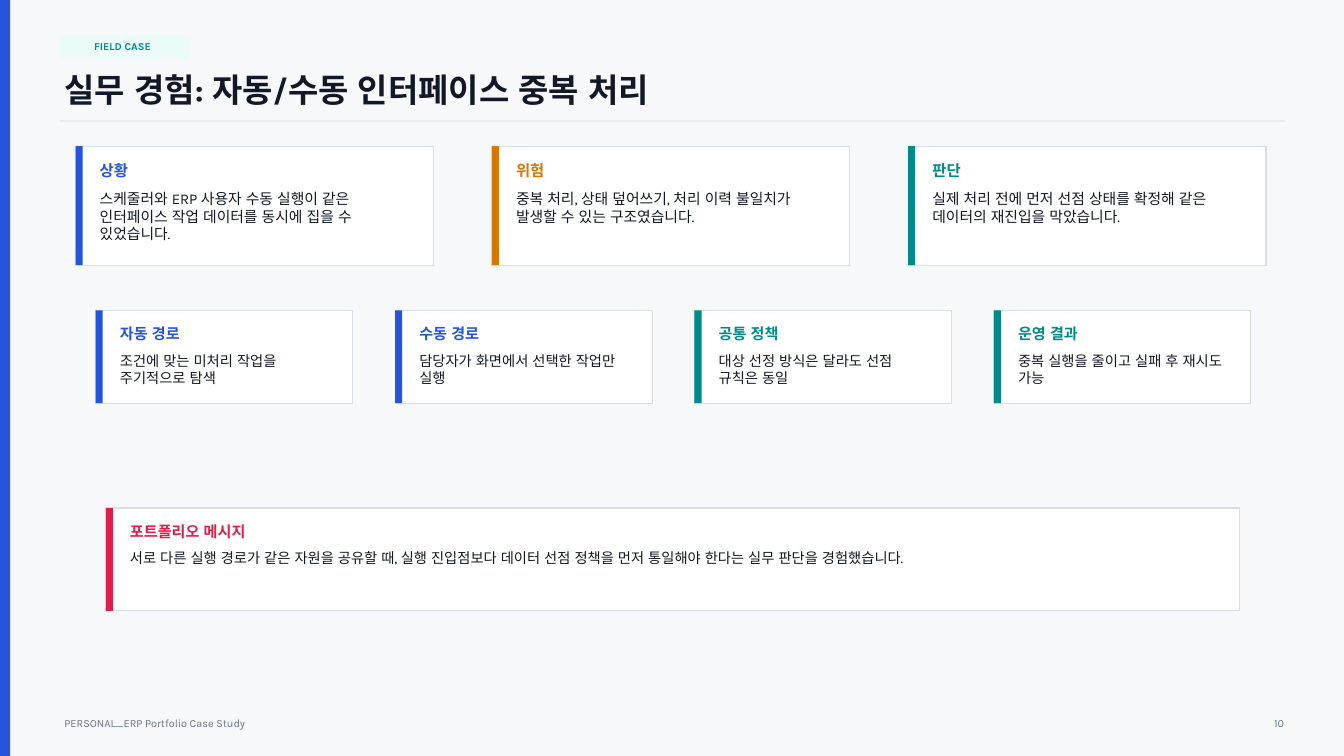
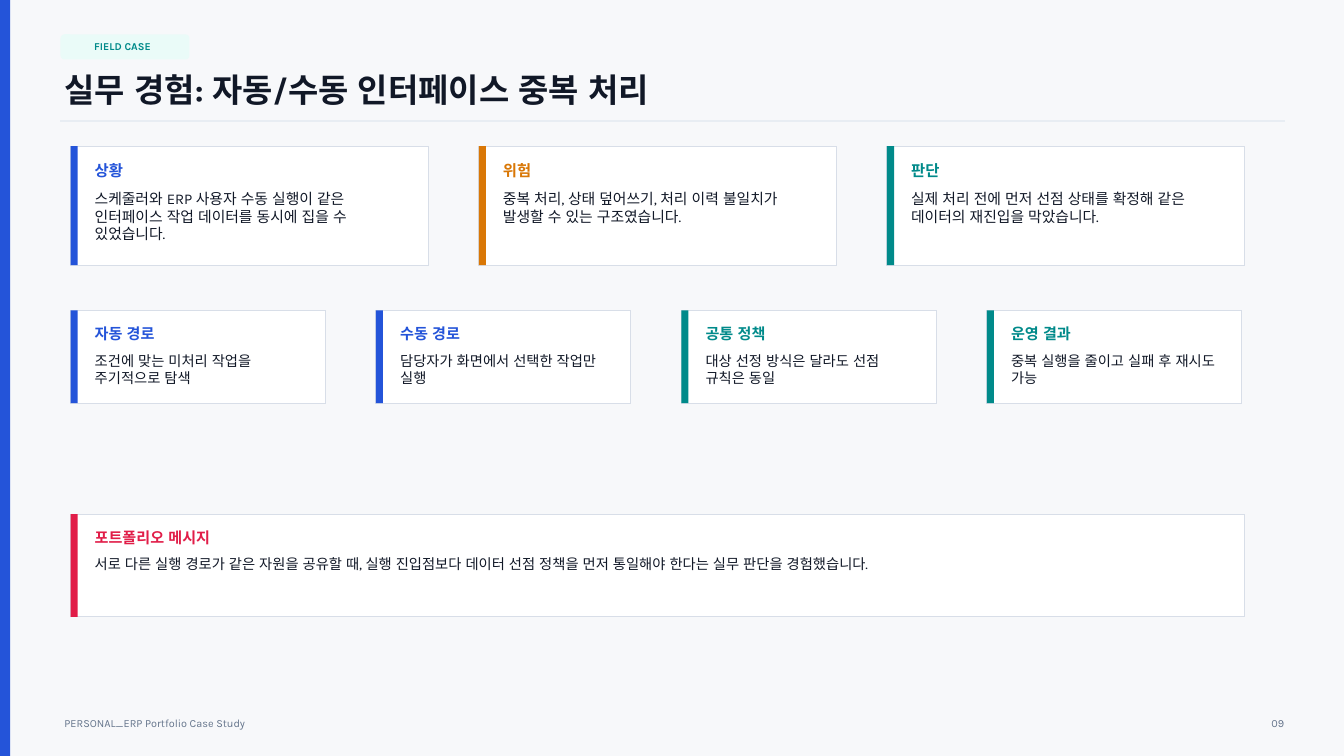
Before and after one commit to cheon0965/PERSONAL_ERP, a slide deck: slide 9 of docs/portfolio-ppt/PERSONAL_ERP_Portfolio_Case_Study.pptx (slide 10 before the commit). Drawn at 1344x756 pixels with LibreOffice and Linux fonts; fonts in the diff are those of the drawing. Boxes give left, top, right and bottom in pixels: in the first picture for what was removed or moved away, otherwise in the second. Text is boxed around its words. In the diff, an @@ line names an element or a change of style, - is before the commit and + after.

```diff
--- a/docs/portfolio-ppt/PERSONAL_ERP_Portfolio_Case_Study.pptx
+++ b/docs/portfolio-ppt/PERSONAL_ERP_Portfolio_Case_Study.pptx
@@ 2 texts, 2 rectangles: place and size @@
-2 texts, 2 rectangles at bbox=[96, 311, 353, 403]
+2 texts, 2 rectangles at bbox=[71, 311, 326, 403]
@@ 4 texts, 4 rectangles: place and size @@
-4 texts, 4 rectangles at bbox=[395, 146, 1266, 403]
+4 texts, 4 rectangles at bbox=[376, 146, 1245, 403]
@@ 4 texts, 4 rectangles: place and size @@
-4 texts, 4 rectangles at bbox=[492, 146, 952, 403]
+4 texts, 4 rectangles at bbox=[479, 146, 937, 403]
@@ 4 texts, 4 rectangles: place and size @@
-4 texts, 4 rectangles at bbox=[76, 146, 1251, 403]
+4 texts, 4 rectangles at bbox=[71, 146, 1242, 403]
@@ rectangle: place and size @@
-rectangle at bbox=[106, 508, 1240, 611]
+rectangle at bbox=[71, 514, 1245, 617]
@@ rectangle: place and size @@
-rectangle at bbox=[106, 508, 113, 611]
+rectangle at bbox=[71, 514, 78, 617]
@@ text "포트폴리오 메시지": place and size @@
-text "포트폴리오 메시지" at bbox=[130, 524, 246, 539]
+text "포트폴리오 메시지" at bbox=[95, 530, 210, 545]
@@ text "서로 다른 실행 경로가 같은 ...": place and size @@
-text "서로 다른 실행 경로가 같은 ..." at bbox=[130, 551, 903, 565]
+text "서로 다른 실행 경로가 같은 ..." at bbox=[95, 557, 868, 571]
@@ text at bbox=[1271, 720, 1284, 727]: text changed @@
-10
+09
```
Also in this commit, not shown: 25 other slides changed, 7 slides added, 8 slides removed, 10 other files.
